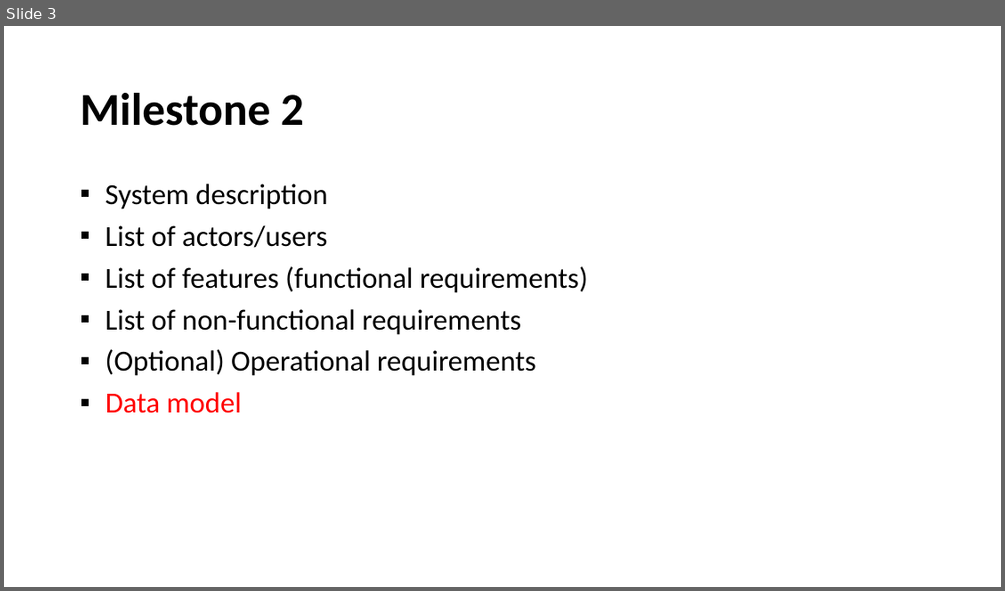
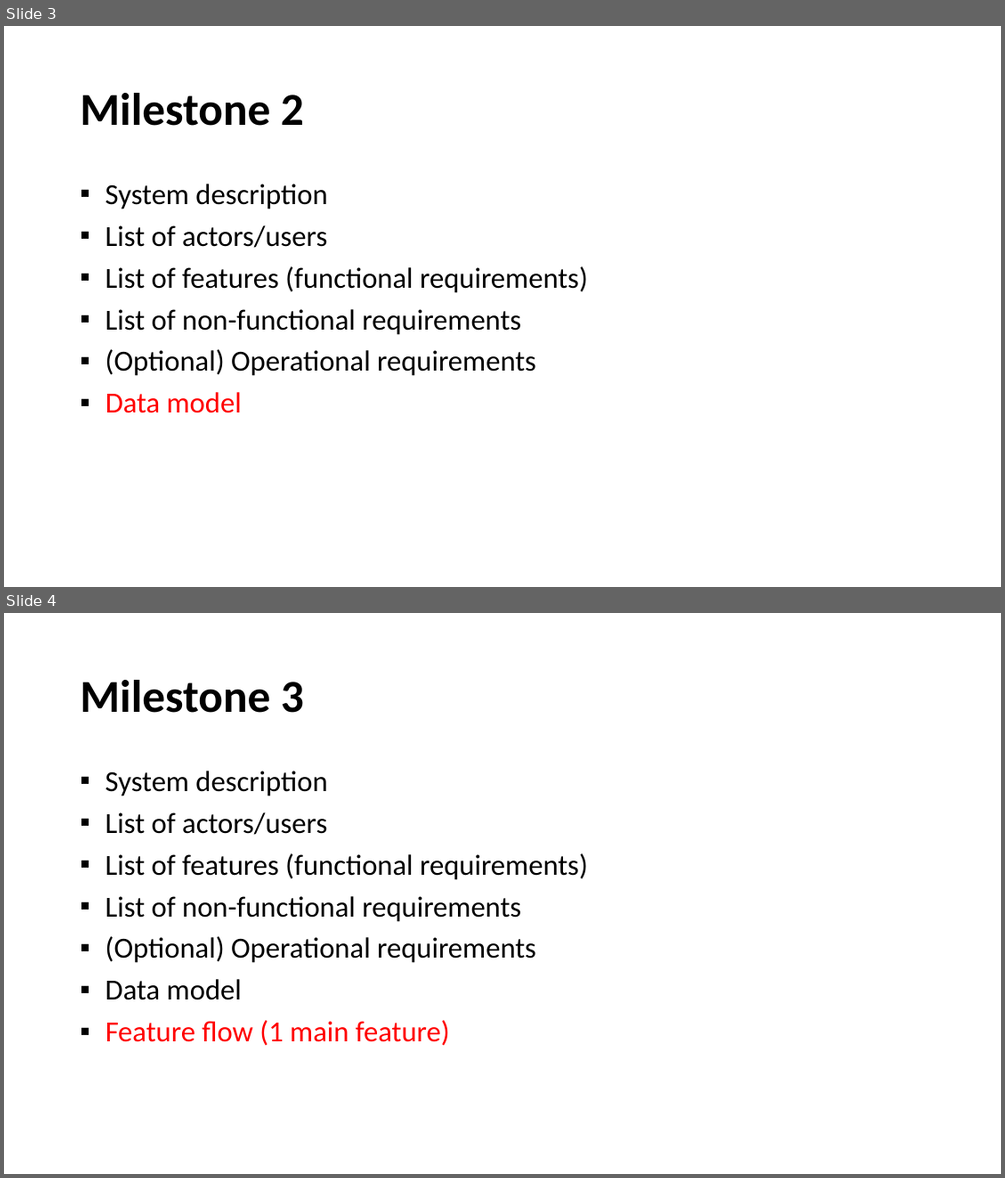
Before and after one commit to oyviktorisa/software-engineering-2023.1, a slide deck: Tugas.pptx. Shown one above the other, each under a label of ours: slide 3 before the commit, slides 3 and 4 after it. The pictures are 1005x591 and 1005x1178 pixels, drawn with LibreOffice and Linux fonts; fonts in the diff are those of the drawing. Boxes give left, top, right and bottom in pixels: in the first picture for what was removed or moved away, otherwise in the second. Text is boxed around its words. In the diff, an @@ line names an element or a change of style, - is before the commit and + after.

```diff
--- a/Tugas.pptx
+++ b/Tugas.pptx
@@ slide 4 added at bbox=[4, 613, 1001, 1174], background #FFFFFF @@
@@ title added at bbox=[80, 680, 304, 713], 44 pt, text #000000, bold @@
+Milestone 3
@@ text added at bbox=[105, 771, 588, 1046], 28 pt, text #000000 @@
+▪ System description
+▪ List of actors/users
+▪ List of features (functional requirements)
+▪ List of non-functional requirements
+▪ (Optional) Operational requirements
+▪ Data model
+▪ Feature flow (1 main feature)
```
Also in this commit, not shown: 1 other file.
